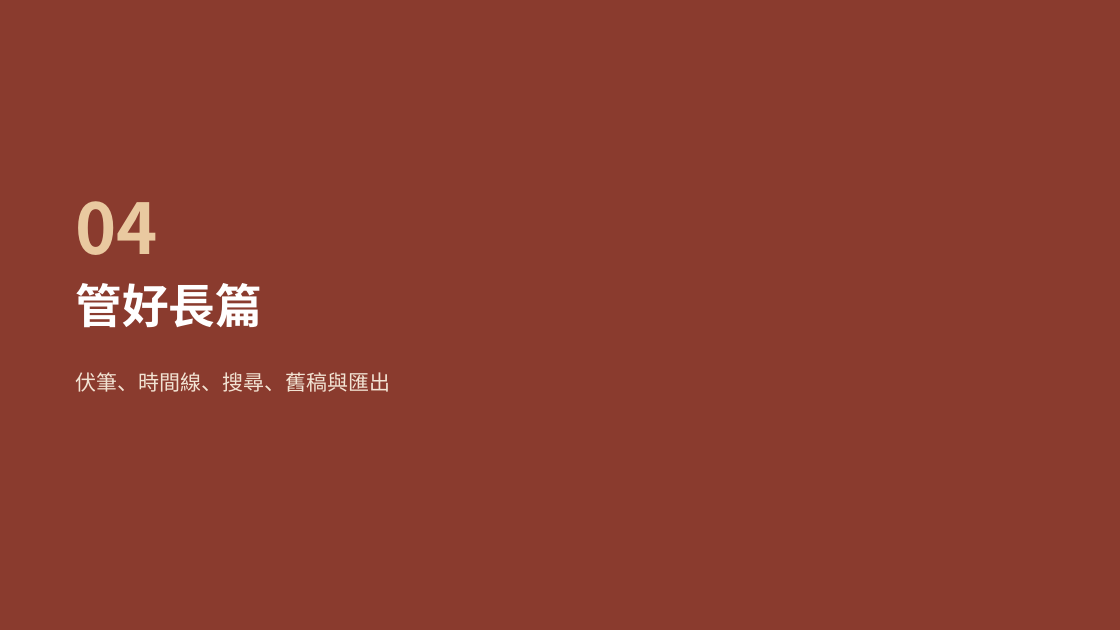
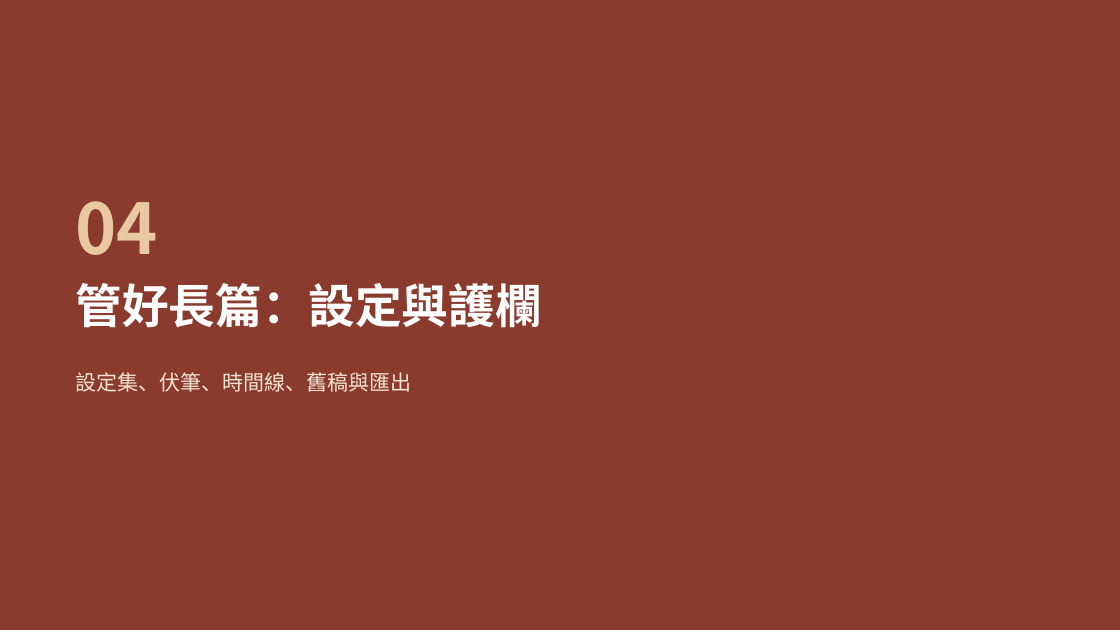
Before and after one commit to yamasoo/novel-studio, a slide deck: slide 18 of demo/小說工作台_新手教學.pptx (slide 16 before the commit). Drawn at 1120x630 pixels with LibreOffice and Linux fonts; fonts in the diff are those of the drawing. Boxes give left, top, right and bottom in pixels: in the first picture for what was removed or moved away, otherwise in the second. Text is boxed around its words. In the diff, an @@ line names an element or a change of style, - is before the commit and + after.

```diff
--- a/demo/小說工作台_新手教學.pptx
+++ b/demo/小說工作台_新手教學.pptx
@@ title at [76,283,542,328]: text changed @@
-管好長篇
+管好長篇：設定與護欄
@@ text at [76,372,412,392]: text changed @@
-伏筆、時間線、搜尋、舊稿與匯出
+設定集、伏筆、時間線、舊稿與匯出
```
Also in this commit, not shown: 11 other slides changed, 3 slides added.
